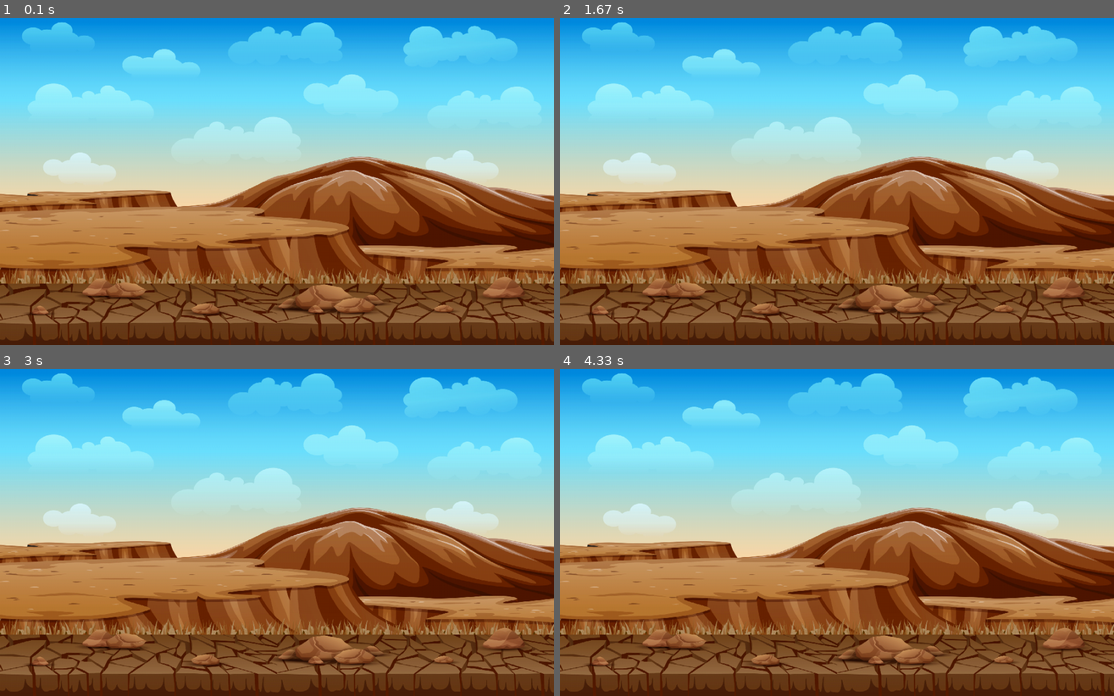
Above: before the commit, frames 1-4 (two rows, left to right).
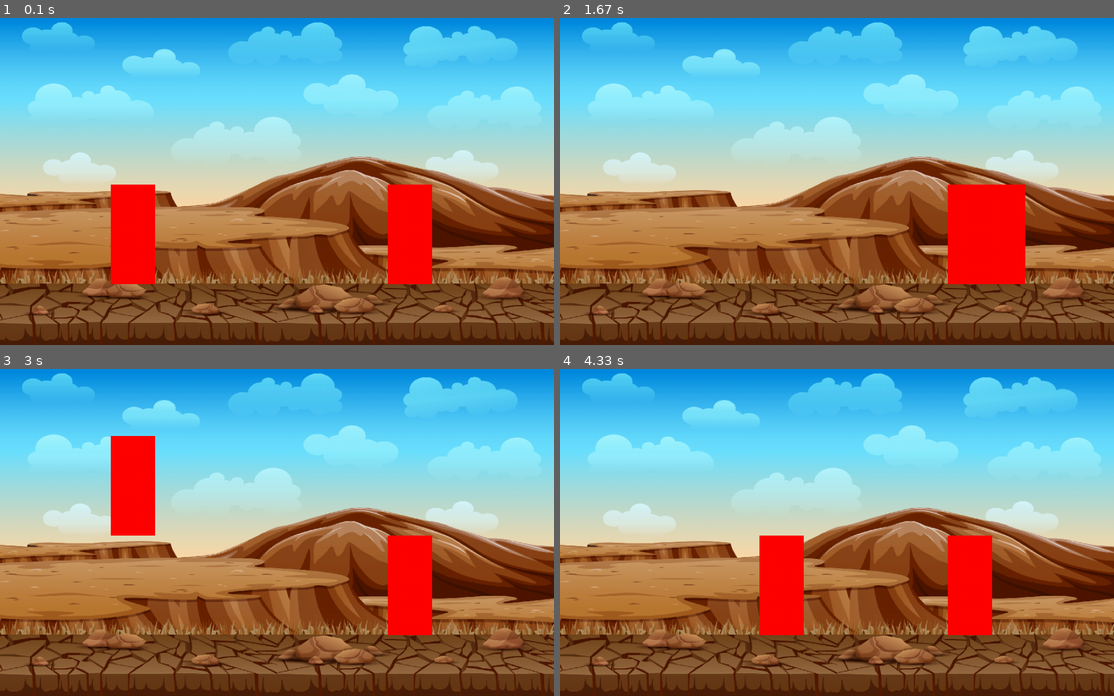
Above: after the commit, the same moments.

Repository: weitnow/pygame_fighter
Game: pygame game, started from main.py
The game is run twice, just before and just after one commit, with the same random seed, the same clock (stepped at 60 frames per second) and the same inputs.
Inputs:
- Up to frame 1 (0.1 s): no input
- Up to frame 2 (1.67 s): hold D 0.33-0.8 s; hold W 0.83-1.13 s; hold D 1.17-1.63 s
- Up to frame 3 (3 s): hold A 1.67-2.2 s; hold A 2.23-2.63 s; hold W from 2.67 s (still down)
- Up to frame 4 (4.33 s): release W at 3.03 s; hold D 3.07-3.7 s; hold A 3.73-4.2 s; hold D from 4.23 s (still down)

The runs differ from the first frame. In frame 1, 4.9% of the frame differs, in the area x 20-78%, y 50-82%; in frame 2, 4.3%; in frame 3, 4.9%; in frame 4, 4.9%.

Commit message:
character movement and jump added

Diff:
--- a/fighter.py
+++ b/fighter.py
@@ -0,0 +1,48 @@
+import pygame
+
+class Fighter():
+    def __init__(self, x, y):
+        self.rect = pygame.Rect((x, y, 80, 180))
+        self.vel_y = 0
+        self.jump = False
+
+    def move(self, screen_width, screen_height):
+        SPEED = 10
+        GRAVITY = 2
+        dx = 0
+        dy = 0
+
+        #get keypresses
+        key = pygame.key.get_pressed()
+
+        #movement
+        if key[pygame.K_a]:
+            dx = -SPEED
+        if key[pygame.K_d]:
+            dx = SPEED
+        #jump
+        if key[pygame.K_w] and not self.jump:
+            self.vel_y = - 30
+            self.jump = True
+
+        #apply gravity
+        self.vel_y += GRAVITY
+        dy += self.vel_y
+
+        #ensure player stays on screen
+        if self.rect.left + dx < 0:
+            dx = 0 - self.rect.left
+        if self.rect.right + dx > screen_width:
+            dx = screen_width - self.rect.right
+        if self.rect.bottom + dy > screen_height - 110:
+            self.vel_y = 0
+            self.jump = False
+            dy = screen_height - 110 - self.rect.bottom
+
+        #update player position
+        self.rect.x += dx
+        self.rect.y += dy
+
+
+    def draw(self, surface):
+        pygame.draw.rect(surface, (255, 0, 0), self.rect)
--- a/main.py
+++ b/main.py
@@ -1,4 +1,5 @@
 import pygame
+from fighter import Fighter
 
 pygame.init()
 
@@ -9,6 +10,10 @@
 screen = pygame.display.set_mode((SCREEN_WIDTH, SCREEN_HEIGHT))
 pygame.display.set_caption('Gemetzel')
 
+#set framerate
+clock = pygame.time.Clock()
+FPS = 60
+
 # load background image
 bg_image = pygame.image.load('assets/images/background/background.jpg').convert_alpha()
 
@@ -18,13 +23,26 @@
     scaled_bg = pygame.transform.scale(bg_image, (SCREEN_WIDTH, SCREEN_HEIGHT))
     screen.blit(scaled_bg, (0, 0))
 
+#create two instances of fighters
+fighter_1 = Fighter(200, 310)
+fighter_2 = Fighter(700, 310)
+
 
 # game loop
 run = True
 while run:
 
+    clock.tick(FPS)
+
     #draw background
     draw_bg()
+
+    #move fighters
+    fighter_1.move(SCREEN_WIDTH, SCREEN_HEIGHT)
+
+    #draw the fighters
+    fighter_1.draw(screen)
+    fighter_2.draw(screen)
 
     # event handler
     for event in pygame.event.get():
Binary file added: devlog/devlog1.gif
